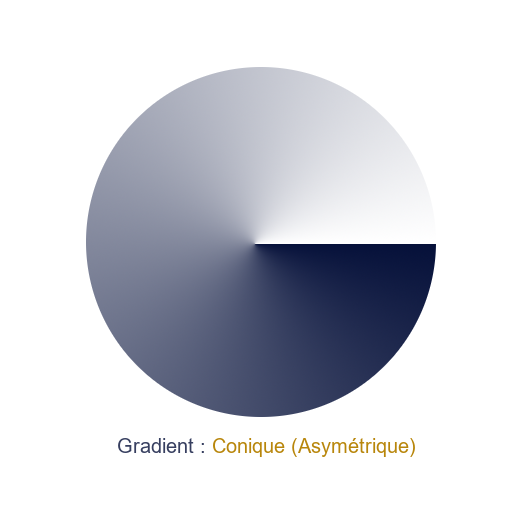
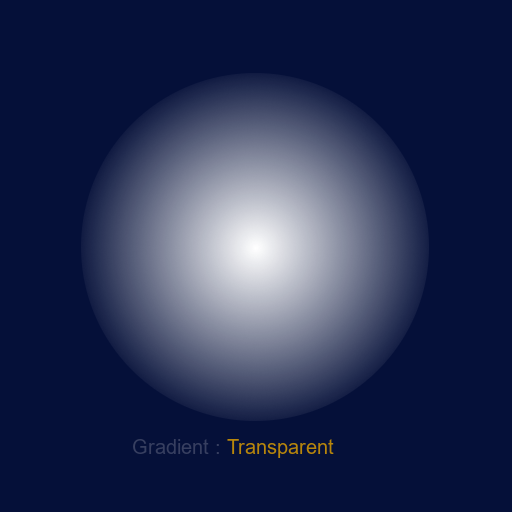
Layers edited between the first and the second (512, 512) image:
hid "Titre6" over [118, 438, 415, 457]
hid "Conique2" over [86, 67, 436, 417]
showed "Titre2" over [133, 439, 334, 458]
showed "Transparent" over [81, 73, 429, 421]
showed "Arrière-plan" over [0, 0, 512, 512]
